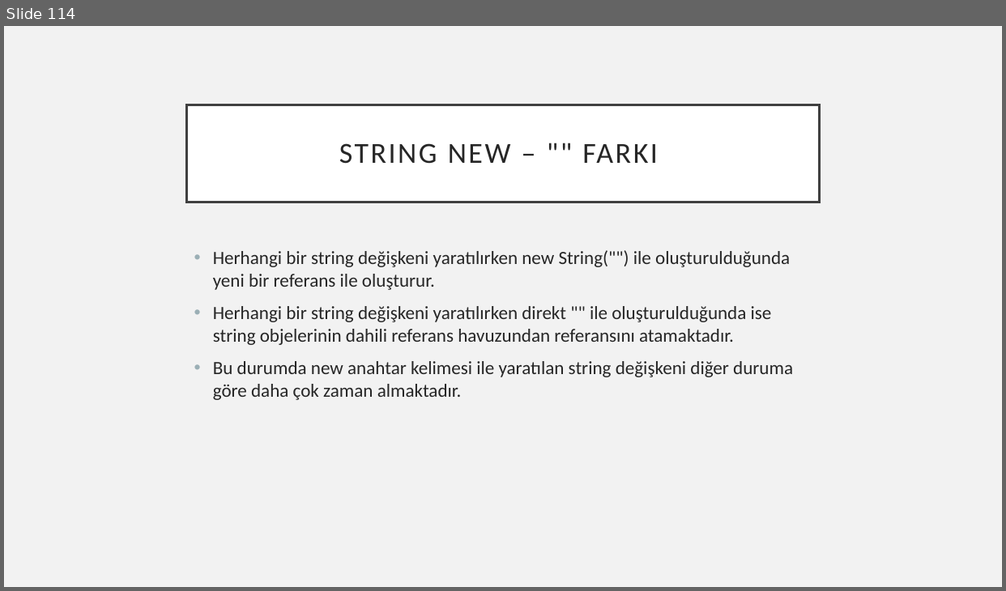
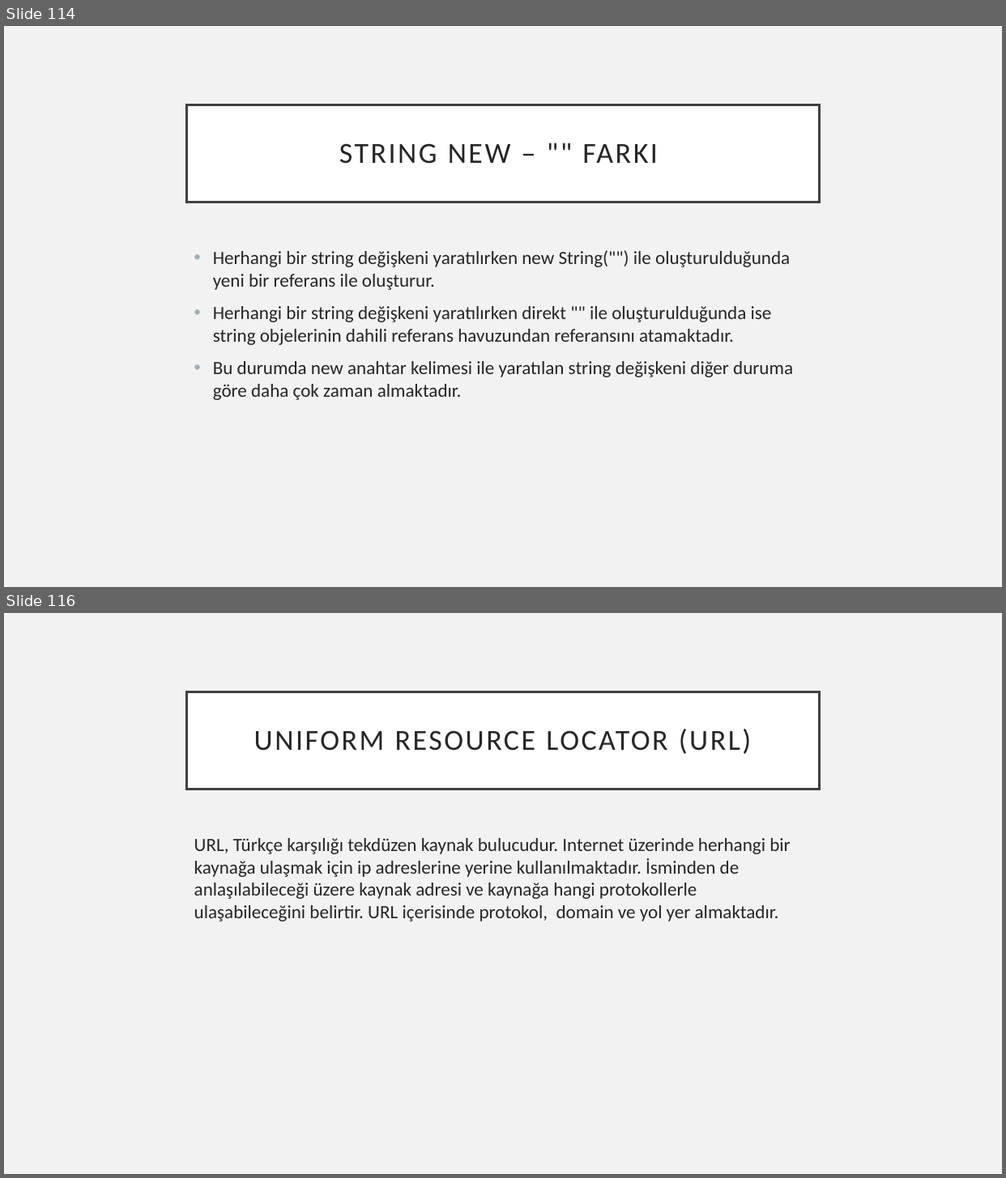
Before and after one commit to 207-Atmosware-Java-Bootcamp/6_hafta_sali_carsamba_odevi-ardakozann, a slide deck: Turkcell_bootcamp_ArdaKozan.pptx. Shown one above the other, each under a label of ours: slide 114 before the commit, slides 114 and 116 after it; the slides between them are not shown. The pictures are 1006x591 and 1006x1178 pixels, drawn with LibreOffice and Linux fonts; fonts in the diff are those of the drawing. Boxes give left, top, right and bottom in pixels: in the first picture for what was removed or moved away, otherwise in the second. Text is boxed around its words. In the diff, an @@ line names an element or a change of style, - is before the commit and + after.

```diff
--- a/Turkcell_bootcamp_ArdaKozan.pptx
+++ b/Turkcell_bootcamp_ArdaKozan.pptx
@@ slide 116 added at (x1=4, y1=613, x2=1002, y2=1174), background #F2F2F2 @@
@@ title added at (x1=187, y1=692, x2=819, y2=789), fill #FFFFFF, outline #404040 2.5 pt, 28 pt, text #262626 @@
+UNIFORM RESOURCE LOCATOR (URL)
@@ text added at (x1=194, y1=838, x2=790, y2=922), 18 pt, text #262626 @@
+URL, Türkçe karşılığı tekdüzen kaynak bulucudur. Internet üzerinde herhangi bir kaynağa ulaşmak için ip adreslerine yerine kullanılmaktadır. İsminden de anlaşılabileceği üzere kaynak adresi ve kaynağa hangi protokollerle ulaşabileceğini belirtir. URL içerisinde protokol, domain ve yol yer almaktadır.
```
Also in this commit, not shown: 2 other slides added.
